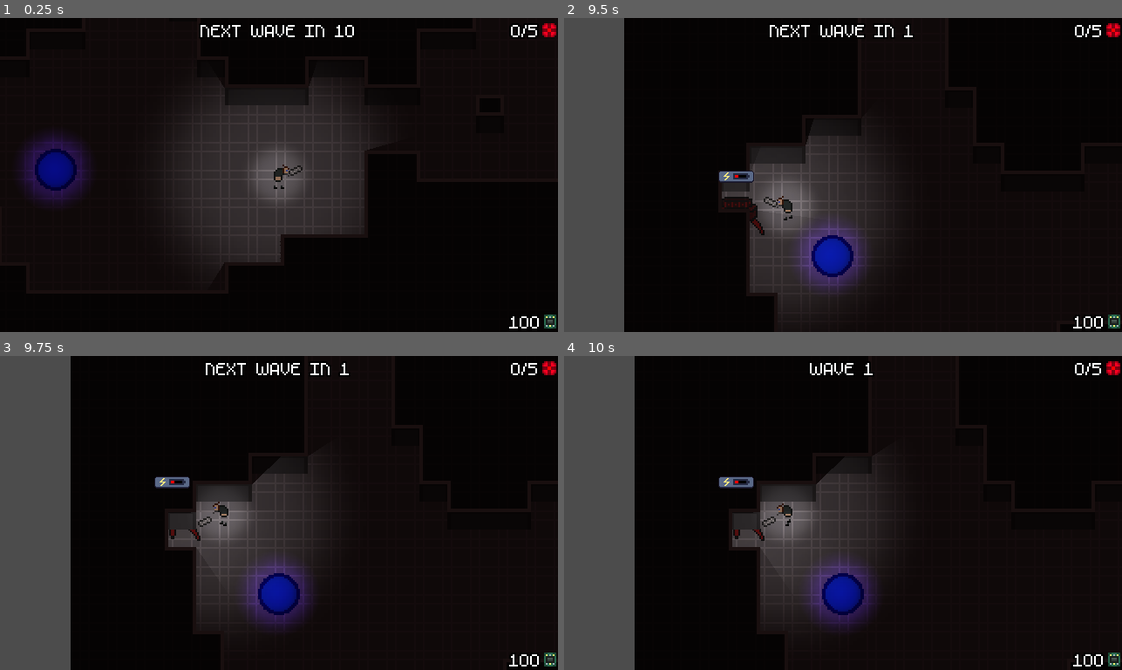
Above: before the commit, frames 1-4 (two rows, left to right).
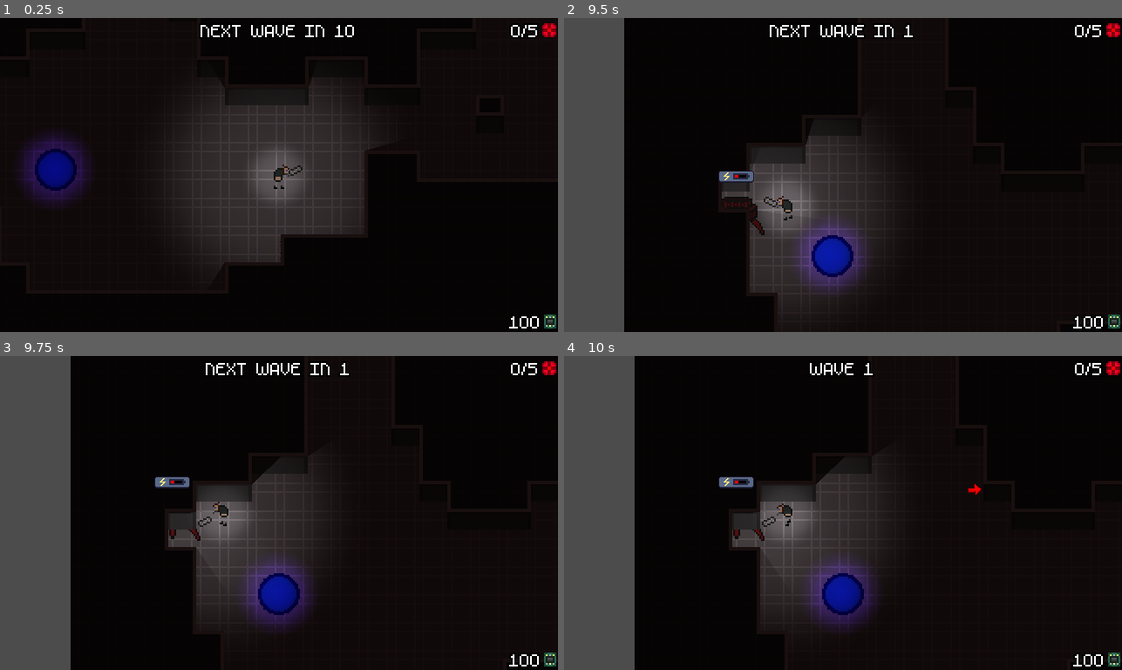
Above: after the commit, the same moments.

Repository: Evanaellio/ludumdare46
Game: Godot game, scene res://Levels/TestScene.tscn
Two runs of this game, one before a commit and one after it. Both use one fixed random seed, a clock stepped at 60 frames per second and the inputs below. This scene is started directly instead of the project's main scene. Sound files missing from this copy of the repository are replaced by a short silence.
Inputs:
- Up to frame 1 (0.25 s): no input
- Up to frame 2 (9.5 s): tap Enter at 0.5, 2 s; hold W (Up) 0.53-2.03 s; tap Space (Attack) at 0.6, 1.25, 2.85, 5.1, 7.25, 7.35 s; tap F (Build) every 2.25 s from 1.35 to 8.1 s; hold A (Left) 2.03-3.53 s; tap E (Use) every 2.25 s from 2.1 to 8.85 s; hold S (Down) 3.53-4.28 s; hold D (Right) 4.28-5.03 s; hold W (Up) 5.03-5.78 s; hold D (Right) 5.78-8.03 s; hold S (Down) 8.03-8.78 s; hold A (Left) from 8.78 s (still down)
- Up to frame 3 (9.75 s): release A (Left) at 9.53 s; hold W (Up) from 9.53 s (still down); tap Space (Attack) at 9.6 s
- Up to frame 4 (10 s): keep holding W (Up)

Frames 1-3 are identical in both runs. In frame 4, less than 0.1% of the frame differs, in the area x 72-75%, y 40-45%.
Error in both runs: Trying to assign value of type 'AudioStreamPlayer2D' to a variable of type 'AudioStreamPlayer'. (res://Prefabs/player/Keyboard.gd:7)

Commit message:
indicateur drones

Diff:
--- a/GUI/HUD/HUD.gd
+++ b/GUI/HUD/HUD.gd
@@ -1,9 +1,33 @@
 extends CanvasLayer
 
+var arrows: Array
 
-# Called when the node enters the scene tree for the first time.
-func _ready():
-	pass # Replace with function body.
+func _process(_delta):
+	var arrowi = 0
+	for a in arrows:
+		a.visible = false
+
+	var rec: TextureRect = $TextureRect
+	var bottomright = rec.get_global_transform_with_canvas().get_origin()
+
+	for i in get_parent().get_children():
+		if i.has_method("methodeQuiSertARienDrone"):
+			if arrowi >= arrows.size():
+				arrows.push_back($Arrow.duplicate())
+				add_child(arrows[arrowi])
+			var arrow: Node2D = arrows[arrowi]
+			arrowi += 1
+
+			var drone_pos = i.get_global_transform_with_canvas().get_origin()
+
+			var show = drone_pos.x > bottomright.x or drone_pos.y > bottomright.y or drone_pos.x < 0 or drone_pos.y < 0
+
+			var vector = bottomright / 2.0 - drone_pos
+
+			arrow.visible = show
+			arrow.set_position(bottomright / 2.0)
+			arrow.look_at(drone_pos)
+			arrow.translate(vector.normalized() * -80)
 
 
 func _on_Player_update_electronics(nb_electronics):
--- a/GUI/HUD/HUD.tscn
+++ b/GUI/HUD/HUD.tscn
@@ -1,9 +1,10 @@
-[gd_scene load_steps=5 format=2]
+[gd_scene load_steps=6 format=2]
 
 [ext_resource path="res://Prefabs/Electronics/electronics.png" type="Texture" id=1]
 [ext_resource path="res://Assets/Fonts/m5x7_16.tres" type="DynamicFont" id=2]
 [ext_resource path="res://GUI/HUD/HUD.gd" type="Script" id=3]
 [ext_resource path="res://Prefabs/Drone/Drone.png" type="Texture" id=4]
+[ext_resource path="res://GUI/HUD/arrow.png" type="Texture" id=5]
 
 [node name="HUD" type="CanvasLayer"]
 script = ExtResource( 3 )
@@ -60,3 +61,16 @@
 __meta__ = {
 "_edit_use_anchors_": false
 }
+
+[node name="Arrow" type="Node2D" parent="."]
+visible = false
+position = Vector2( 122.091, 55.6101 )
+scale = Vector2( 0.5, 0.5 )
+
+[node name="ArrowPic" type="TextureRect" parent="Arrow"]
+margin_left = -8.0
+margin_top = -8.0
+margin_right = 8.0
+margin_bottom = 8.89194
+texture = ExtResource( 5 )
+flip_h = true
Binary file added: GUI/HUD/arrow.png
Not shown, added: GUI/HUD/arrow.png.import
